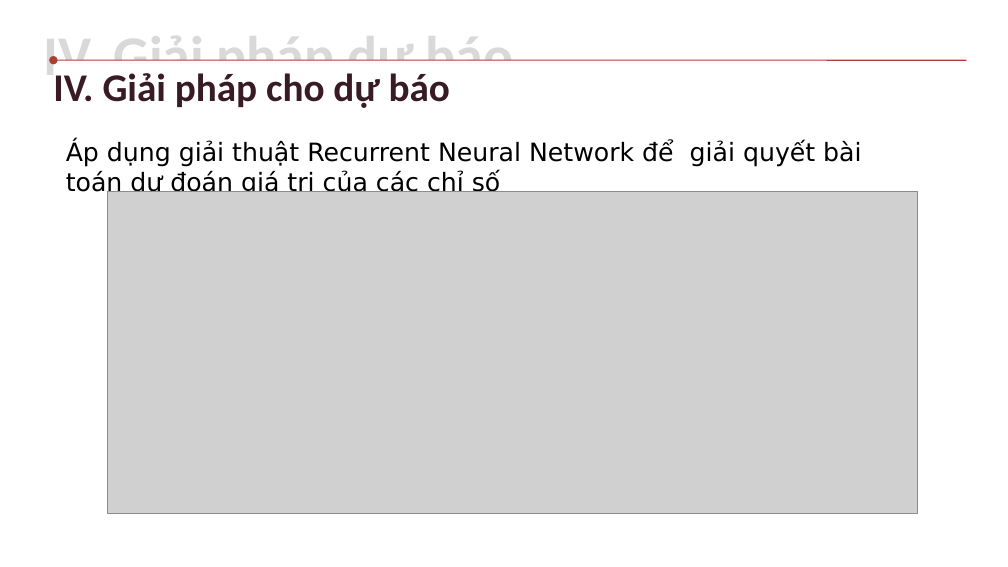
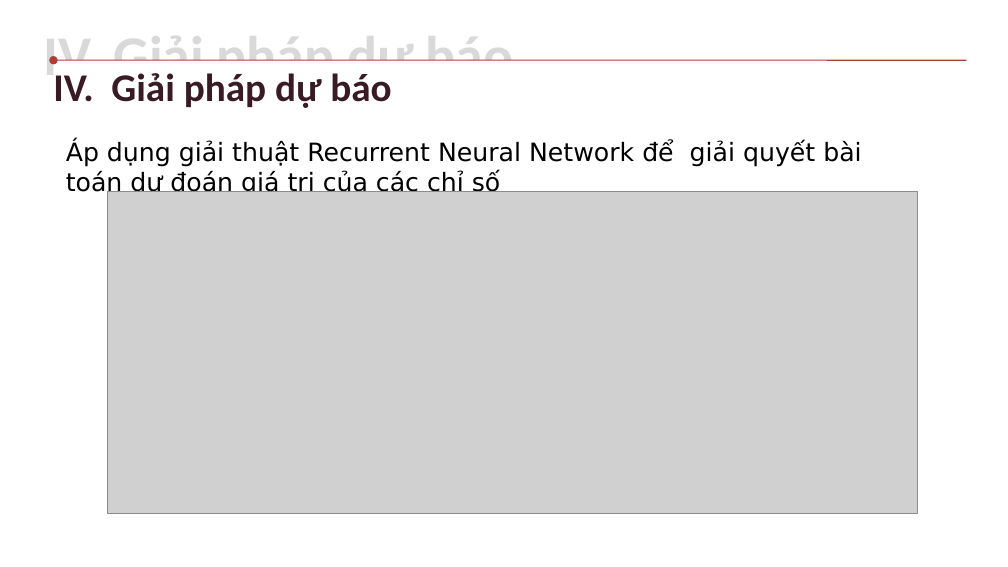
Before and after one commit to huynhnguyenv2/luanvan2019, a slide deck: slide 14 of Presentation.pptx (slide 6 before the commit). Drawn at 1008x567 pixels with LibreOffice and Linux fonts; fonts in the diff are those of the drawing; grey boxes stand for pictures. Boxes give left, top, right and bottom in pixels: in the first picture for what was removed or moved away, otherwise in the second. Text is boxed around its words. In the diff, an @@ line names an element or a change of style, - is before the commit and + after.

```diff
--- a/Presentation.pptx
+++ b/Presentation.pptx
@@ text at [43,56,514,89]: text changed @@
-IV. Giải pháp cho dự báo
+IV. Giải pháp dự báo
```
Also in this commit, not shown: 9 other slides changed, 8 slides added, 15 other files.
